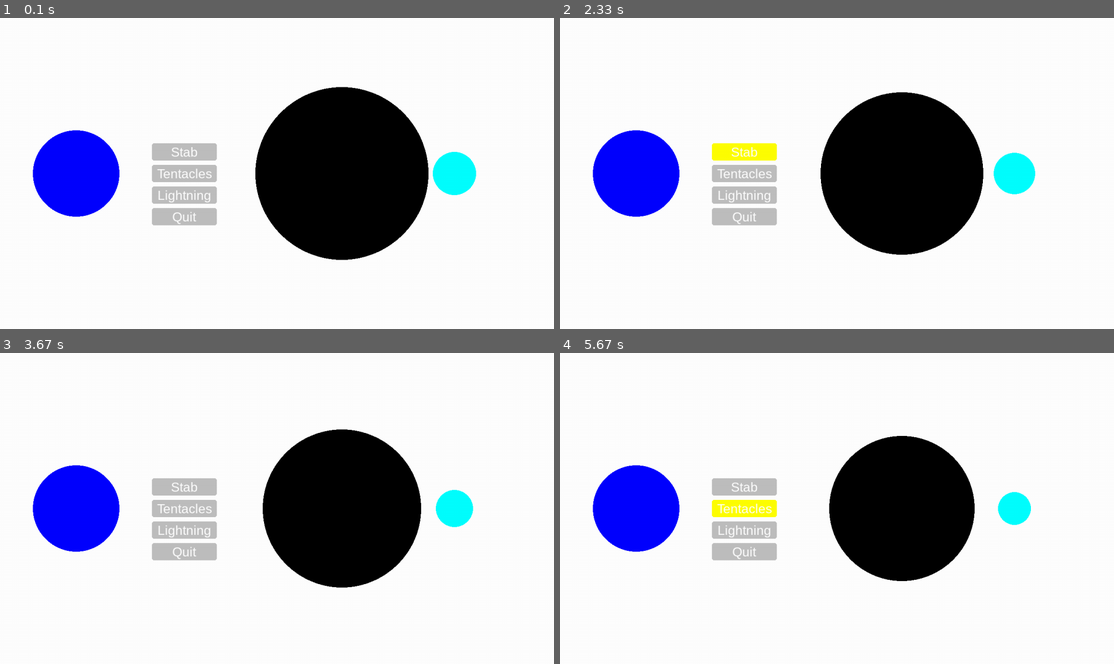
Above: before the commit, frames 1-4 (two rows, left to right).
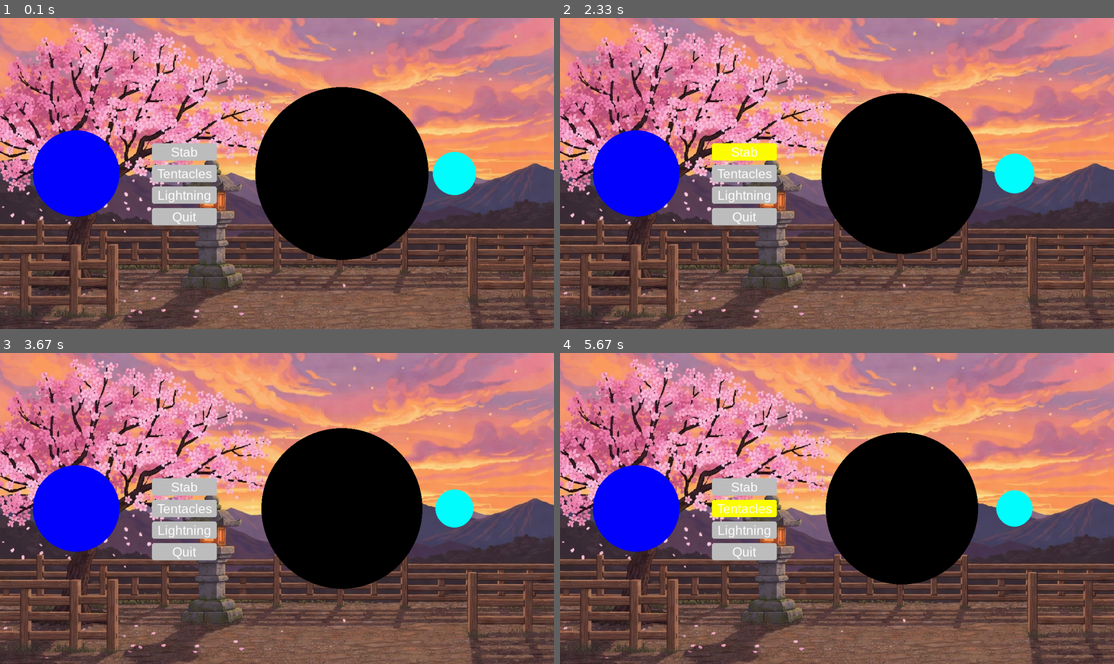
Above: after the commit, the same moments.

Repository: MathiasBenoni/IT
Game: pygame game, started from IT2/monster_rpg/main.py
Same seed, same stepped clock (60 frames per second), same inputs: the game is played once before the commit and once after it.
Inputs (mouse positions are in pixels of both pictures, inside the frame that each line leads up to):
- Up to frame 1 (0.1 s): no input
- Up to frame 2 (2.33 s): click "Lightning" at 0.38 s; click (837, 195) at 0.72 s; click "Stab" at 2.05 s
- Up to frame 3 (3.67 s): click (249, 589) at 2.38 s; click "Tentacles" at 3.22 s; click (421, 480) at 3.55 s
- Up to frame 4 (5.67 s): click "Stab" at 4.38 s; click (676, 449) at 4.72 s; click "Tentacles" at 5.55 s

The runs differ from the first frame. In frame 1, 80% of the frame differs, in the area x 0-100%, y 0-100%; in frame 2, 82%; in frame 3, 82%; in frame 4, 84%.

Commit message:
Added background

Diff:
--- a/IT2/monster_rpg/classes.py
+++ b/IT2/monster_rpg/classes.py
@@ -1,6 +1,6 @@
 import pygame
 
-class Entety:
+class Entity:
   def __init__(self, radius : int, hostile : bool, color : str, pos : tuple):
     self.radius = radius
     self.hostile = hostile
--- a/IT2/monster_rpg/main.py
+++ b/IT2/monster_rpg/main.py
@@ -1,4 +1,6 @@
 import pygame
+import os
+
 from classes import *
 import functions as my_funcs
 HEIGHT = 720
@@ -9,7 +11,7 @@
 pygame.init()
 pygame.font.init()
 
-pygame.display.set_caption("Awesome game")
+pygame.display.set_caption("Voidstrike")
 
 running = True
 
@@ -22,25 +24,36 @@
 enemy_x_pos = WIDTH // 2 + 150
 
 enteties = [
-  Entety(100, False, 'blue', (WIDTH // 6 - button_width // 4, global_y_pos)), # Player
-  Entety(200, True, 'black', (enemy_x_pos, global_y_pos)),
-  Entety(50, True, 'cyan', (enemy_x_pos + 200 + 50 + padding, global_y_pos))
+  Entity(100, False, 'blue', (WIDTH // 6 - button_width // 4, global_y_pos)), # Player
+  Entity(200, True, 'black', (enemy_x_pos, global_y_pos)),
+  Entity(50, True, 'cyan', (enemy_x_pos + 200 + 50 + padding, global_y_pos))
 ]
 
 player = enteties[0]
 
 ### DAMAGE VARS
 
-tentacles = 5
-lightning = 2
+tentacles = 2
+lightning = 4
 
 
 buttons = [
     Button(button_width, button_height, 'gray', 'yellow', (WIDTH // 3, HEIGHT // 2 - button_height - padding), 'Stab', lambda: my_funcs.attack(enteties[1], 10)),
-    Button(button_width, button_height, 'gray', 'yellow', (WIDTH // 3, HEIGHT // 2), 'Tentacles', lambda: my_funcs.attack_multiple(enteties[1:len(enteties)], tentacles)),
+    Button(button_width, button_height, 'gray', 'yellow', (WIDTH // 3, HEIGHT // 2), 'Tentacles', lambda: my_funcs.attack(enteties[len(enteties) - 1], tentacles)),
     Button(button_width, button_height, 'gray', 'yellow', (WIDTH // 3, HEIGHT // 2 + button_height + padding), 'Lightning', lambda: my_funcs.attack_multiple(enteties[1:len(enteties)], lightning)),
     Button(button_width, button_height, 'gray', 'green', (WIDTH // 3, HEIGHT // 2 + button_height * 2 + padding * 2), 'Quit', my_funcs.quit_game)
   ]
+
+BASE_DIR = os.path.dirname(os.path.abspath(__file__))
+
+background = pygame.image.load(os.path.join(BASE_DIR, "assets", "images", "background.jpg")).convert()
+scale = screen.get_height() / background.get_height()
+background = pygame.transform.scale(background, screen.get_size())
+
+
+GROUND_Y = int(200 * scale)
+
+
 
 while running:
   events = pygame.event.get()
@@ -64,11 +77,14 @@
       enteties.remove(entety)
 
       if len(enteties) == 1:
-         print("DONE")
+        print("DONE")
+        my_funcs.quit_game()
+        pass
 
   # VISUAL
 
   screen.fill("white")
+  screen.blit(background, (0, 0))
 
   for button in buttons:
       button.draw_self(screen)
Binary file added: IT2/monster_rpg/assets/images/background.jpg
